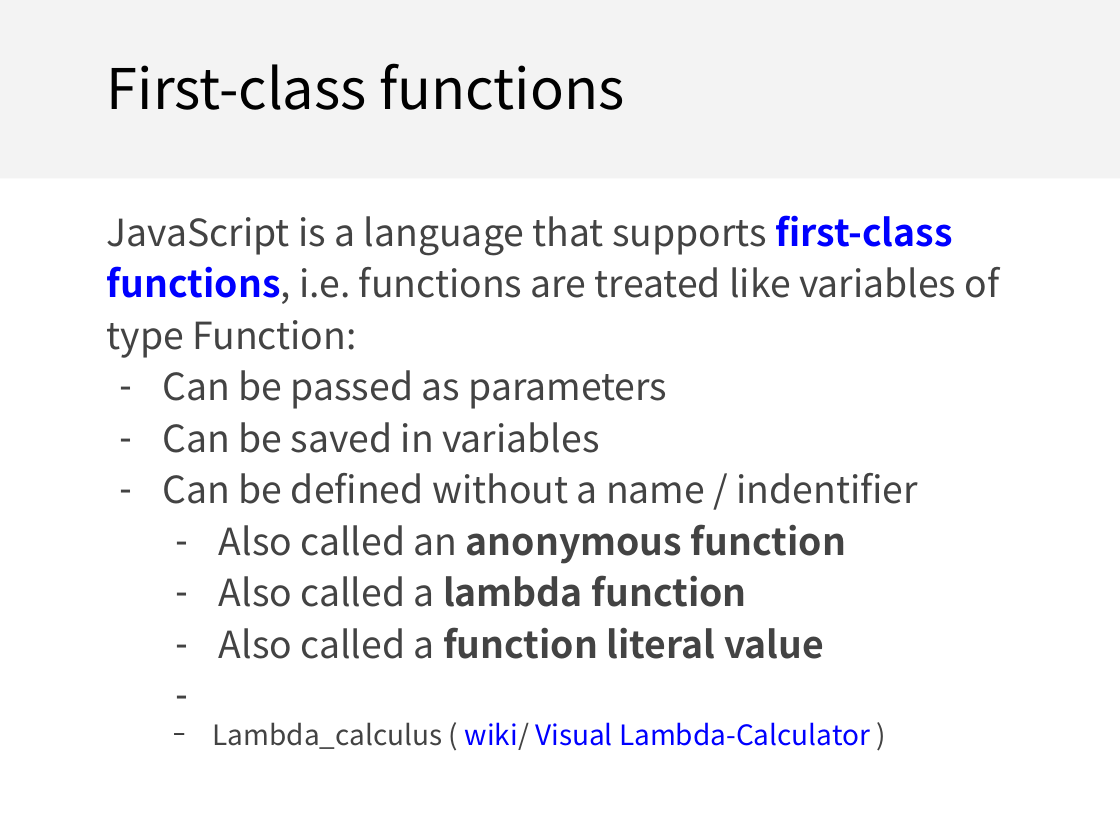
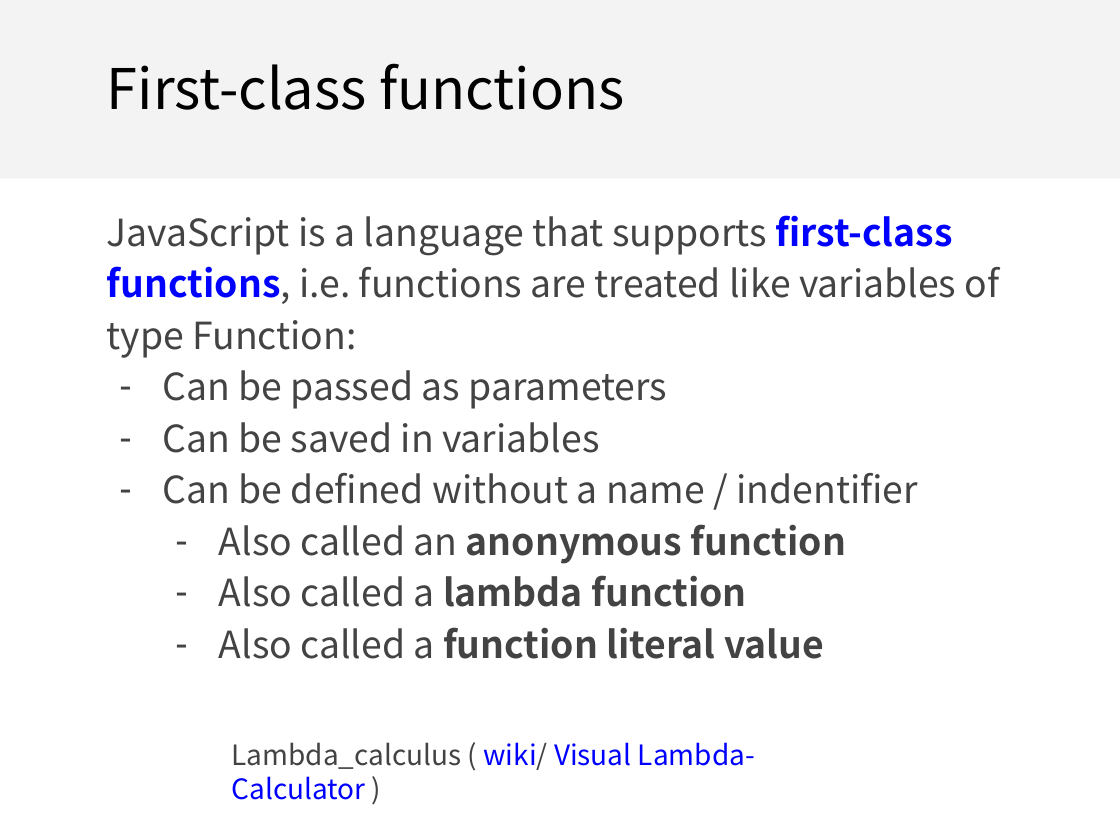
Before and after one commit to fullstackccu/fullstackccu.github.io, a slide deck: slide 48 of lectures/13/lecture13.pptx. Drawn at 1120x840 pixels with LibreOffice and Linux fonts; fonts in the diff are those of the drawing. Boxes give left, top, right and bottom in pixels: in the first picture for what was removed or moved away, otherwise in the second. Text is boxed around its words. In the diff, an @@ line names an element or a change of style, - is before the commit and + after.

```diff
--- a/lectures/13/lecture13.pptx
+++ b/lectures/13/lecture13.pptx
@@ text at (213, 722, 870, 750): paragraph removed @@
-  − Lambda_calculus ( wiki/ Visual Lambda-Calculator )
@@ text added at (231, 742, 755, 800), 18 pt, text #0000FF, underline @@
+Lambda_calculus ( wiki/ Visual Lambda-Calculator )
```
Also in this commit, not shown: 5 other slides changed, 1 other file.
